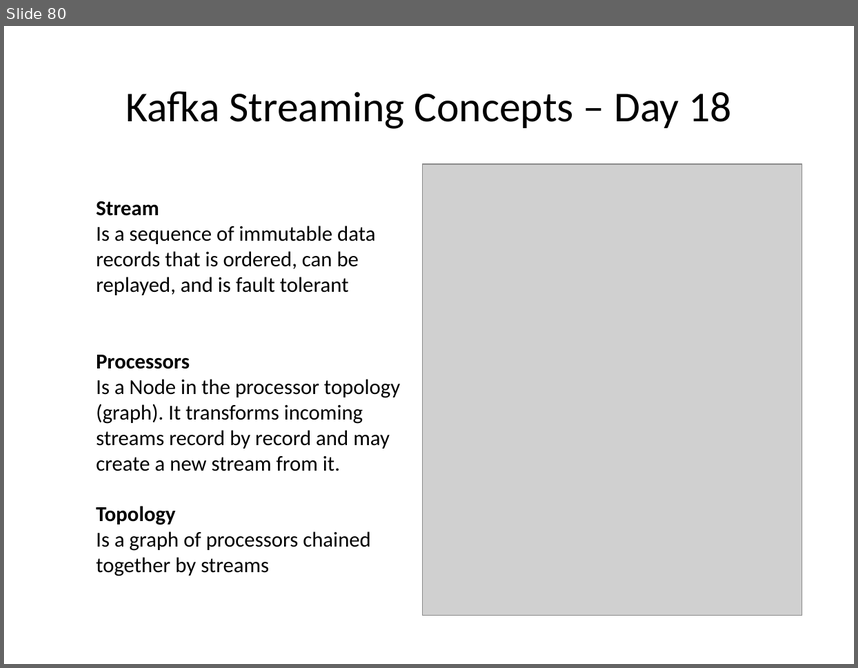
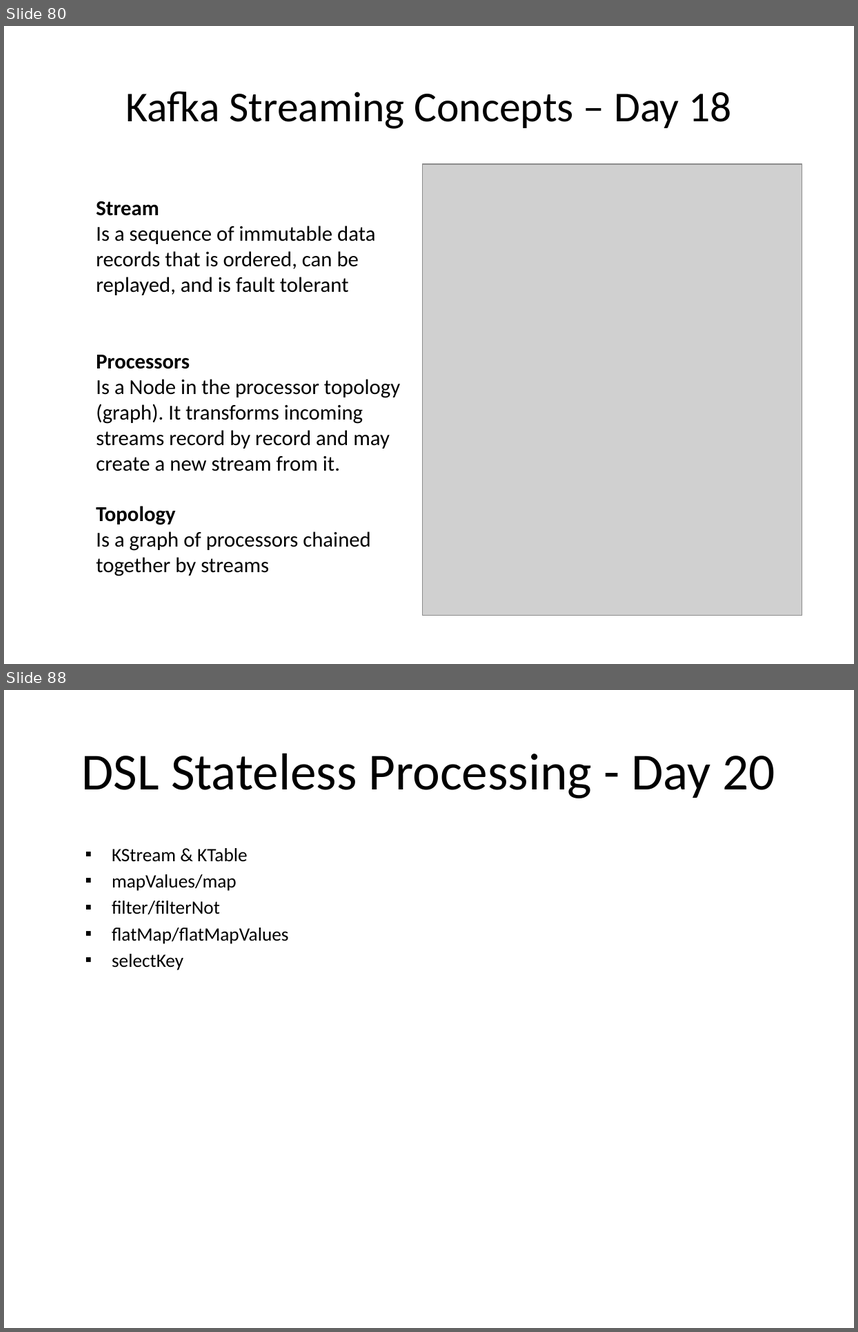
Before and after one commit to sreedharsingaraju/KafkaTutorials, a slide deck: PPT/Kafka-Teaching-Flow.pptx. Shown one above the other, each under a label of ours: slide 80 before the commit, slides 80 and 88 after it; the slides between them are not shown. The pictures are 858x668 and 858x1332 pixels, drawn with LibreOffice and Linux fonts; fonts in the diff are those of the drawing; grey boxes stand for pictures. Boxes give left, top, right and bottom in pixels: in the first picture for what was removed or moved away, otherwise in the second. Text is boxed around its words. In the diff, an @@ line names an element or a change of style, - is before the commit and + after.

```diff
--- a/PPT/Kafka-Teaching-Flow.pptx
+++ b/PPT/Kafka-Teaching-Flow.pptx
@@ slide 88 added at bbox=[4, 690, 854, 1328], background #FFFFFF @@
@@ title added at bbox=[82, 753, 775, 798], 44 pt, text #000000 @@
+DSL Stateless Processing - Day 20
@@ text added at bbox=[112, 848, 289, 970], 16 pt, text #000000 @@
+  ▪ KStream & KTable
+  ▪ mapValues/map
+  ▪ filter/filterNot
+  ▪ flatMap/flatMapValues
+  ▪ selectKey
```
Also in this commit, not shown: 2 slides changed, 6 other slides added, 2 other files.
